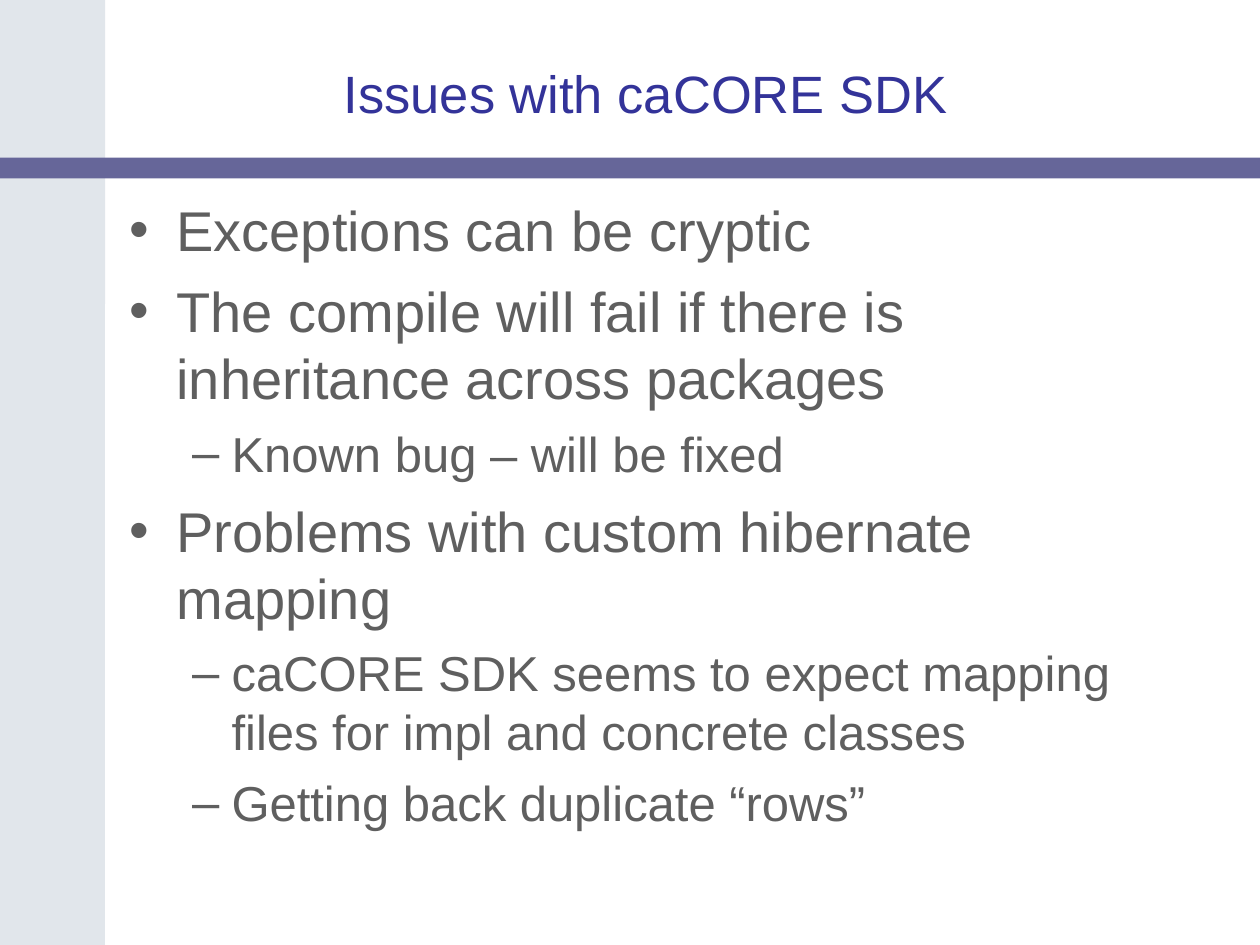
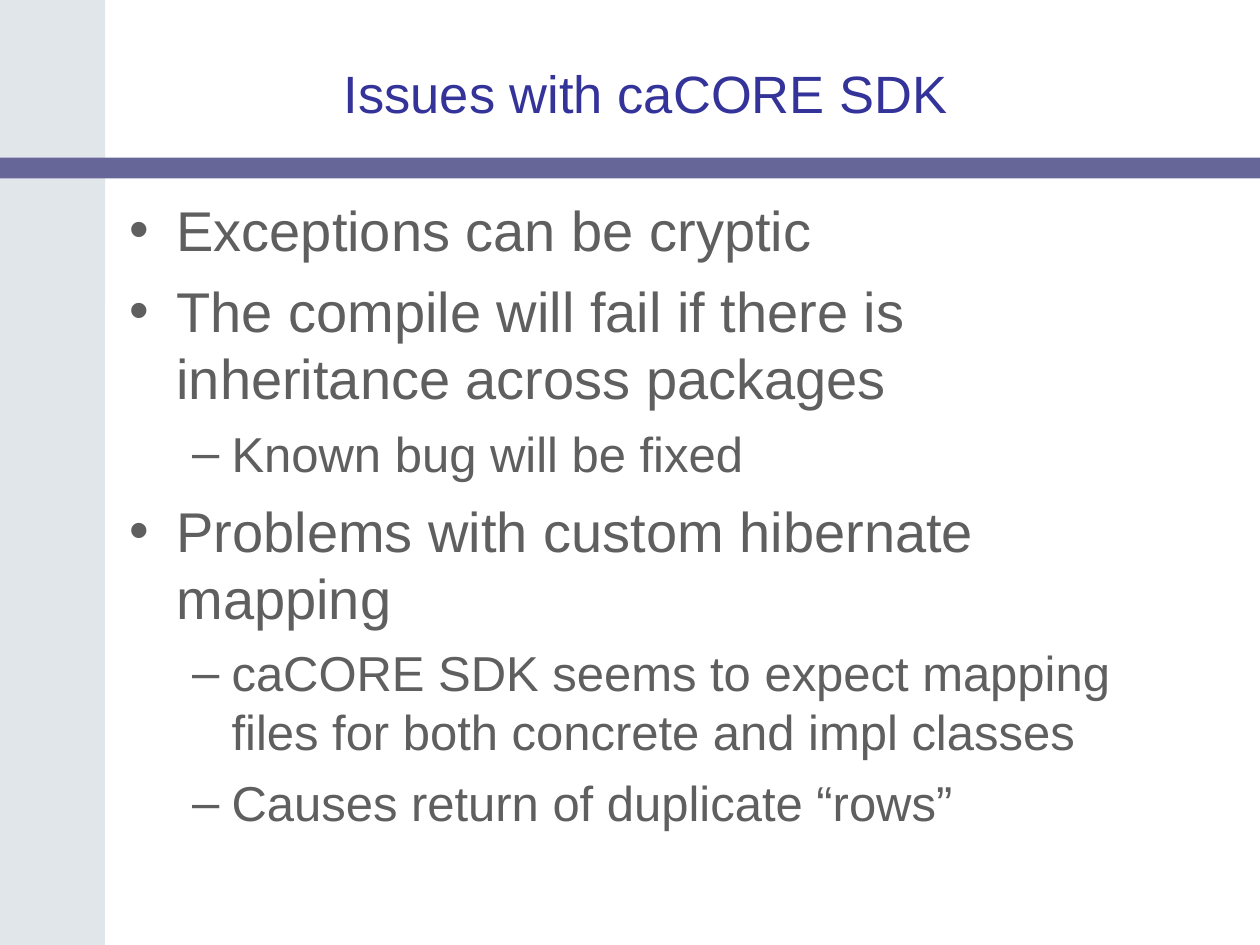
Before and after one commit to NCIP/catrip, a slide deck: slide 14 of catrip/documentation/presentations/catrip_alpha_demo_2006_08_11/catrip_alpha_demo_2006_08_11.ppt. Drawn at 1260x945 pixels with LibreOffice and Linux fonts; fonts in the diff are those of the drawing; background and template pictures are left out. Boxes give left, top, right and bottom in pixels: in the first picture for what was removed or moved away, otherwise in the second. Text is boxed around its words. In the diff, an @@ line names an element or a change of style, - is before the commit and + after.

```diff
--- a/catrip/documentation/presentations/catrip_alpha_demo_2006_08_11/catrip_alpha_demo_2006_08_11.ppt
+++ b/catrip/documentation/presentations/catrip_alpha_demo_2006_08_11/catrip_alpha_demo_2006_08_11.ppt
@@ text at [232,436,743,482]: text changed @@
-  – Known bug – will be fixed
+  – Known bug will be fixed
@@ text at [232,655,1110,831]: text changed @@
-  – caCORE SDK seems to expect mapping files for impl and concrete classes
-  – Getting back duplicate “rows”
+  – caCORE SDK seems to expect mapping files for both concrete and impl classes
+  – Causes return of duplicate “rows”
```
Also in this commit, not shown: 14 other slides changed.
